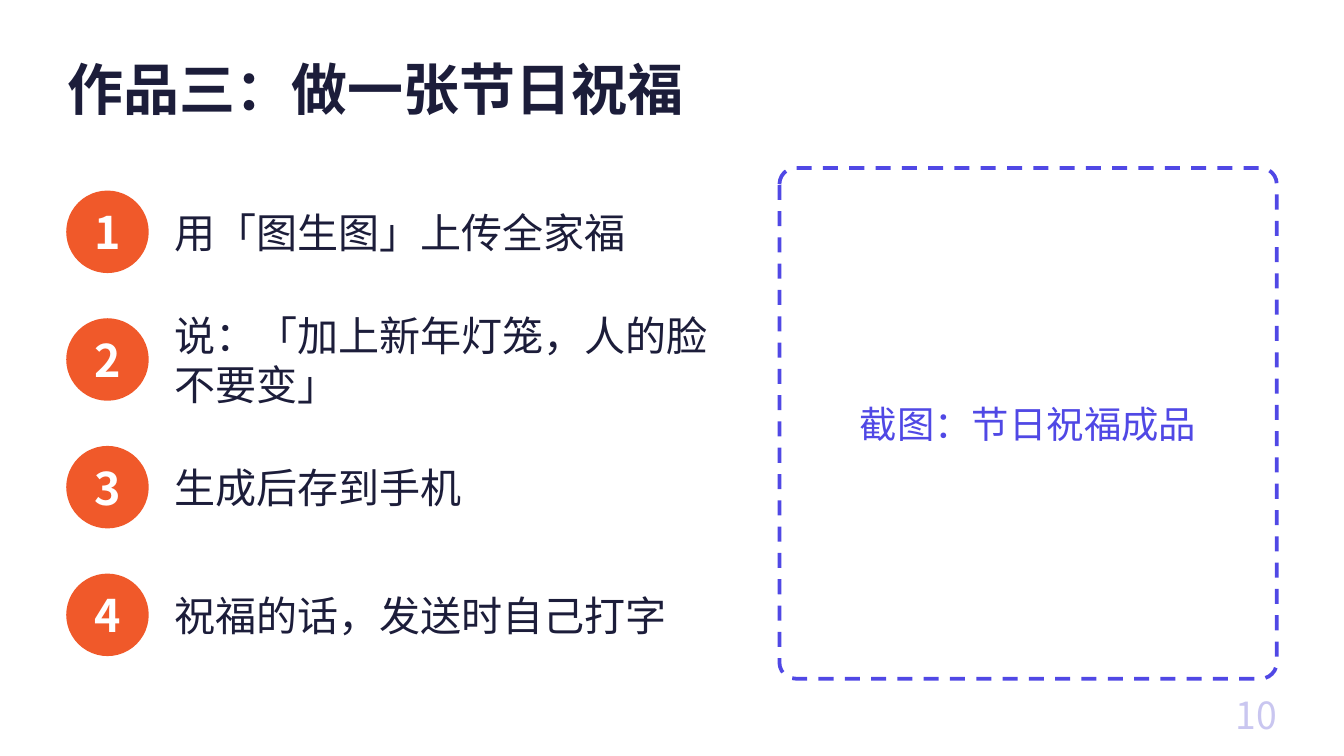
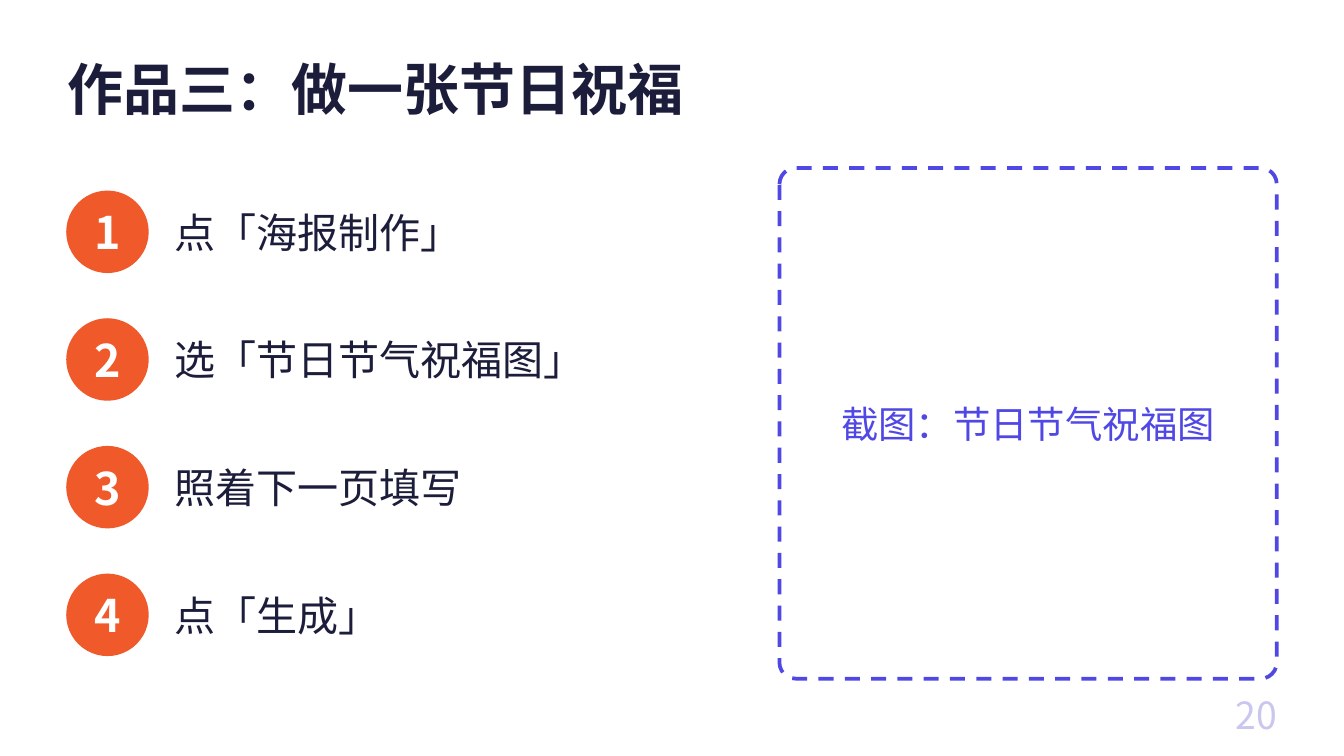
Before and after one commit to freyhuang-11/thinknova-memory, a slide deck: slide 20 of courses/CC长者课_AI情绪焕新/AI情绪焕新_长者课.pptx (slide 10 before the commit). Drawn at 1344x756 pixels with LibreOffice and Linux fonts; fonts in the diff are those of the drawing. Boxes give left, top, right and bottom in pixels: in the first picture for what was removed or moved away, otherwise in the second. Text is boxed around its words. In the diff, an @@ line names an element or a change of style, - is before the commit and + after.

```diff
--- a/courses/CC长者课_AI情绪焕新/AI情绪焕新_长者课.pptx
+++ b/courses/CC长者课_AI情绪焕新/AI情绪焕新_长者课.pptx
@@ text at [175,213,462,252]: text changed @@
-用「图生图」上传全家福
+点「海报制作」
@@ text at [175,340,585,379]: text changed @@
-说：「加上新年灯笼，人的脸不要变」
+选「节日节气祝福图」
@@ text at [841,406,1215,441]: text changed @@
-截图：节日祝福成品
+截图：节日节气祝福图
@@ text at [175,468,462,507]: text changed @@
-生成后存到手机
+照着下一页填写
@@ text at [175,596,380,635]: text changed @@
-祝福的话，发送时自己打字
+点「生成」
@@ page number at [1235,701,1276,729]: text changed @@
-10
+20
```
Also in this commit, not shown: 8 other slides changed, 16 slides added, 1 slide removed, 7 other files.
